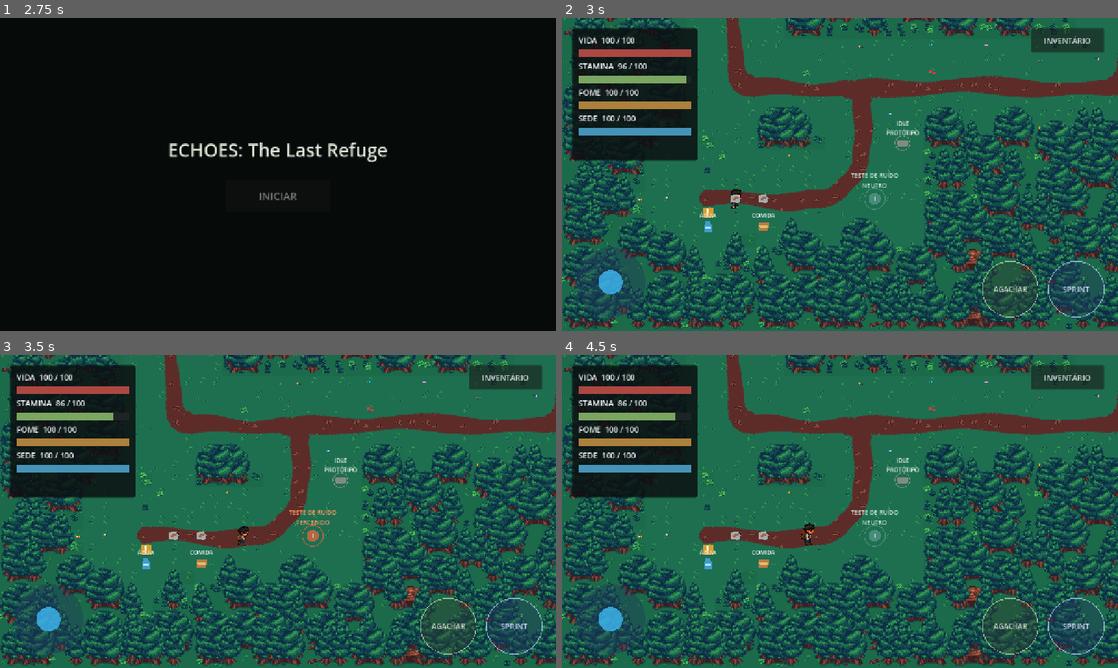
Above: before the commit, frames 1-4 (two rows, left to right).
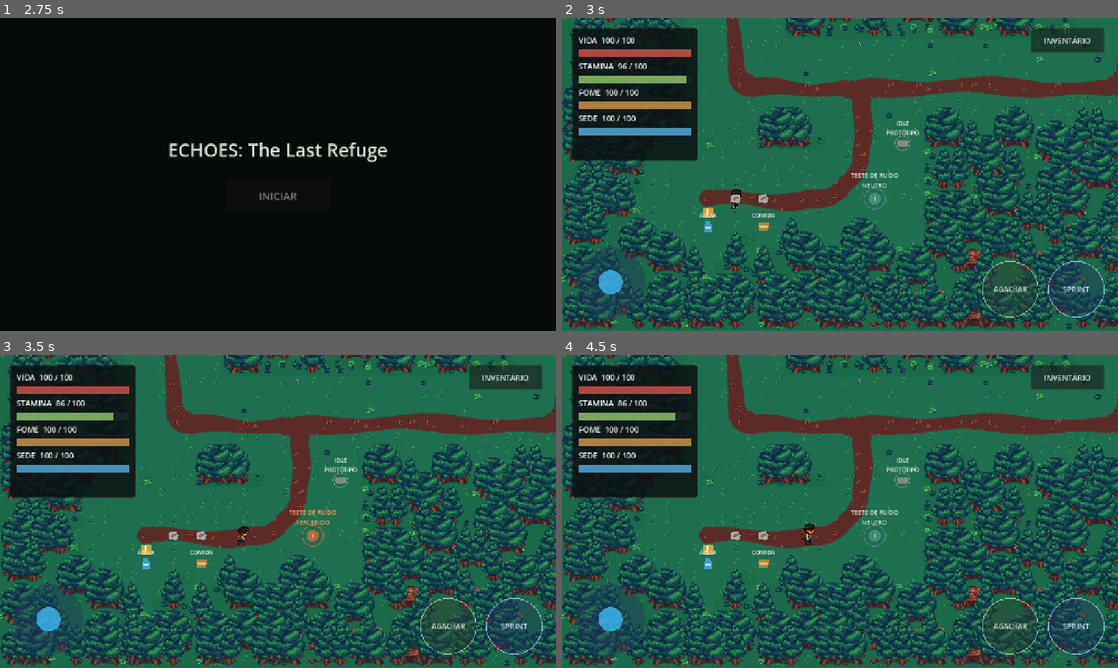
Above: after the commit, the same moments.

Repository: jhonnata2211/ECHOES-The-Last-Refuge-V2
Game: Godot game, scene res://scenes/ui/MainMenu.tscn
Two runs of this game, one before a commit and one after it. Both use one fixed random seed, a clock stepped at 60 frames per second and the inputs below. Sound files missing from this copy of the repository are replaced by a short silence.
Inputs (mouse positions are in pixels of both pictures, inside the frame that each line leads up to):
- Up to frame 1 (2.75 s): tap Enter at 0.5 s; move the mouse to (400, 158) at 0.52 s; hold D (move_right) 0.53-1.25 s; tap Ctrl (crouch) at 0.6 s; click (400, 158) at 0.67 s; click "INICIAR" at 1.25 s; tap Space at 2 s; drag from (166, 190) to (250, 237) at 2.02 s
- Up to frame 2 (3 s): tap Enter at 2.75 s; move the mouse to (895, 105) at 2.77 s; hold D (move_right) from 2.78 s (still down); hold Shift (sprint) from 2.78 s (still down)
- Up to frame 3 (3.5 s): keep holding D (move_right); keep holding Shift (sprint)
- Up to frame 4 (4.5 s): release D (move_right) at 3.5 s; release Shift (sprint) at 3.5 s; click "INVENTÁRIO" at 3.5 s; click "FECHAR" at 4.25 s

Frame 1 is identical in both runs. In frame 2, 0.3% of the frame differs, in the area x 0-97%, y 3-94%; in frame 3, 0.3%; in frame 4, 0.3%.

Commit message:
ECHOES-068A: refina identidade visual do Bosque dos Anões

Diff:
--- a/scripts/world/forest_visual_overhaul.gd
+++ b/scripts/world/forest_visual_overhaul.gd
@@ -266,6 +266,21 @@
 		var value: int = _value(cell, 4)
 		if not _clear(Rect2(point - Vector2(16, 24), Vector2(32, 40))):
 			continue
+		# ECHOES-068A-LITE: regioes em celulas; somente nesta passagem existente.
+		# 1 inicio, 2 agua, 3 antigas, 4 samambaias, 5 madeira, 6 casa.
+		var habitat: int = 0
+		if cell.x >= 5 && cell.x <= 18 && cell.y >= 31 && cell.y <= 40:
+			habitat = 1
+		elif cell.x >= 2 && cell.x <= 17 && cell.y >= 11 && cell.y <= 22:
+			habitat = 2
+		elif cell.x >= 18 && cell.x <= 30 && cell.y >= 9 && cell.y <= 22:
+			habitat = 3
+		elif cell.x >= 39 && cell.x <= 49 && cell.y >= 9 && cell.y <= 24:
+			habitat = 4
+		elif cell.x >= 25 && cell.x <= 38 && cell.y >= 36 && cell.y <= 42:
+			habitat = 5
+		elif cell.x >= 57 && cell.x <= 74 && cell.y >= 27 && cell.y <= 40:
+			habitat = 6
 		if _blocked.has(cell):
 			var boundary: bool = false
 			for direction in [Vector2i.UP, Vector2i.RIGHT, Vector2i.DOWN, Vector2i.LEFT]:
@@ -274,18 +289,37 @@
 			if int(_blocked[cell]) == 5:
 				_ground_objects.append(_object(point + Vector2(0, 8), SMALL[value % 3]))
 			elif boundary or value % 4 == 0:
-				_ground_objects.append(_object(point + Vector2(value % 19 - 9, (value / 19) % 15 - 3), SMALL[11 + _value(cell, 5) % 3]))
-				if boundary:
-					_ground_objects.append(_object(point + Vector2(-7, -5), SMALL[11 + _value(cell, 6) % 3]))
+				var plant: int = 11 + _value(cell, 5) % 3
+				if habitat == 2 or habitat == 4:
+					plant = 13 if value % 4 != 0 else plant
+				elif habitat == 3 or habitat == 6:
+					plant = 9 + value % 2 if value % 7 == 0 else plant
+				elif habitat == 5:
+					plant = 9 + (value / 2) % 2 if value % 2 == 0 else 13
+				_ground_objects.append(_object(point + Vector2(value % 19 - 9, (value / 19) % 15 - 3), SMALL[plant]))
+				if boundary and habitat != 1:
+					var edge_plant: int = 11 + _value(cell, 6) % 3
+					if habitat == 2 or habitat == 4:
+						edge_plant = 13
+					_ground_objects.append(_object(point + Vector2(-7, -5), SMALL[edge_plant]))
 			if value % 73 == 0:
 				var rect: Rect2 = STUMPS[value % 2]
 				var base: Vector2 = point + Vector2(0, 10)
 				if _base_fits(base, rect) and _clear(Rect2(base - Vector2(rect.size.x * 0.5, rect.size.y), rect.size)):
 					_ground_objects.append(_object(base, rect))
-			elif value % 47 == 0:
+			elif value % 47 == 0 and (habitat == 5 or habitat == 6 or value % 3 == 0):
 				_ground_objects.append(_object(point + Vector2(0, 8), Rect2(112, 144, 32, 16)))
-		elif not _roads.has(cell) and value % 11 == 0:
-			_ground_objects.append(_object(point + Vector2(value % 9 - 4, 6), SMALL[3 + _value(cell, 6) % 11]))
+		elif not _roads.has(cell) and value % 11 == 0 and habitat != 1:
+			var detail: int = 11 + _value(cell, 6) % 3
+			if habitat == 2:
+				detail = (value / 3) % 3 if value % 3 == 0 else 13
+			elif habitat == 3 or habitat == 5:
+				detail = 9 + value % 2
+			elif habitat == 4:
+				detail = 13
+			elif habitat == 0 and value % 19 == 0:
+				detail = 3 + value % 6
+			_ground_objects.append(_object(point + Vector2(value % 9 - 4, 6), SMALL[detail]))
 	_trees.sort_custom(func(a: Dictionary, b: Dictionary) -> bool: return a["point"].y < b["point"].y)
 	_ground_objects.sort_custom(func(a: Dictionary, b: Dictionary) -> bool: return a["point"].y < b["point"].y)
 
